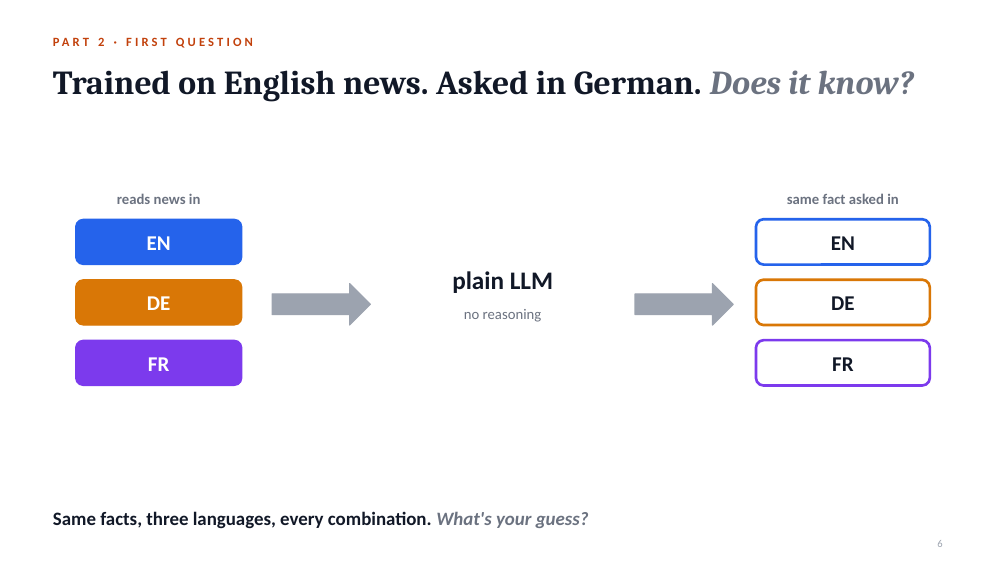
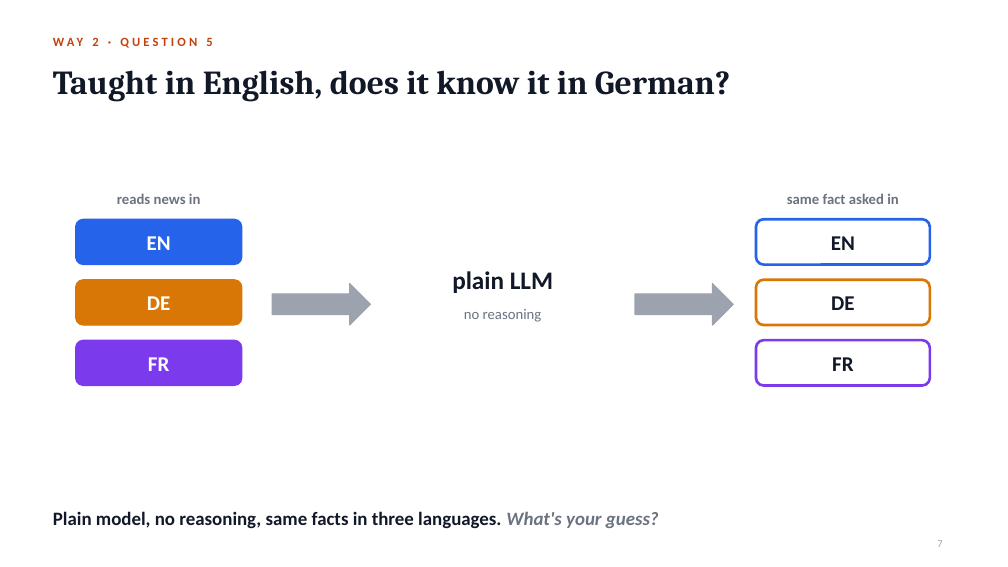
Before and after one commit to notagit3650/Claude_expo_repo_36501, a slide deck: slide 7 of slides/Retrain_or_teach.pptx (slide 6 before the commit). Drawn at 1008x567 pixels with LibreOffice and Linux fonts; fonts in the diff are those of the drawing. Boxes give left, top, right and bottom in pixels: in the first picture for what was removed or moved away, otherwise in the second. Text is boxed around its words. In the diff, an @@ line names an element or a change of style, - is before the commit and + after.

```diff
--- a/slides/Retrain_or_teach.pptx
+++ b/slides/Retrain_or_teach.pptx
@@ text at box(53, 37, 212, 46): text changed @@
-PART 2 · FIRST QUESTION
+WAY 2 · QUESTION 5
@@ title at box(53, 70, 730, 102): text changed @@
-Trained on English news. Asked in German. Does it know?
+Taught in English, does it know it in German?
@@ text at box(53, 511, 659, 529): text changed @@
-Same facts, three languages, every combination. What's your guess?
+Plain model, no reasoning, same facts in three languages. What's your guess?
@@ page number at box(937, 540, 942, 547): text changed @@
-6
+7
```
Also in this commit, not shown: 12 other slides changed, 2 slides added, 1 slide removed, 2 other files.
